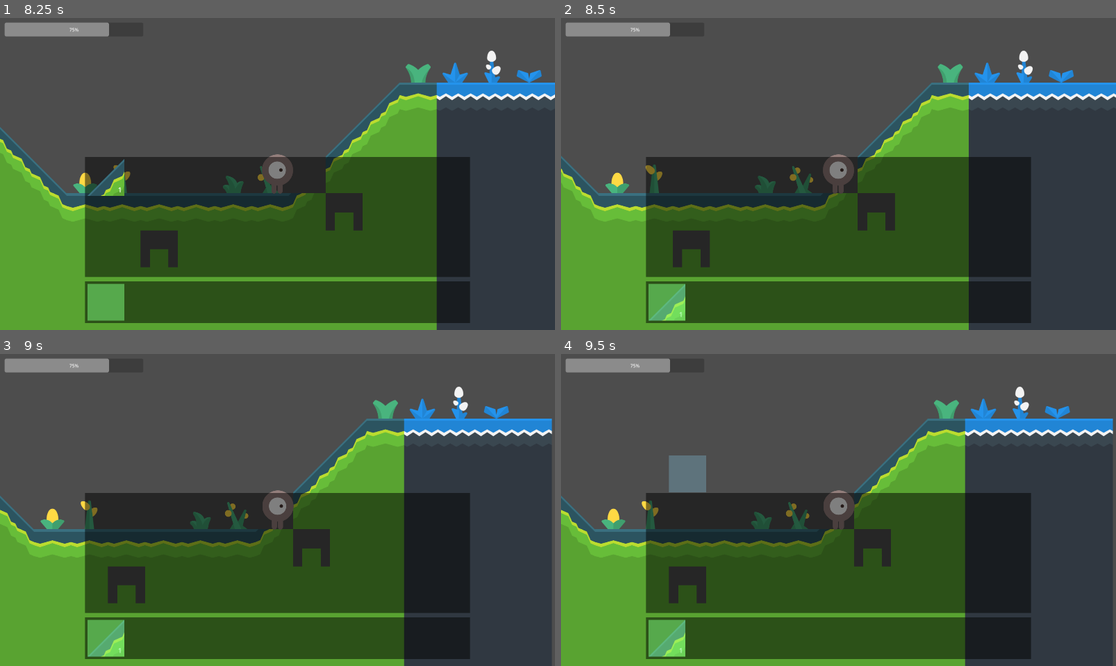
Above: before the commit, frames 1-4 (two rows, left to right).
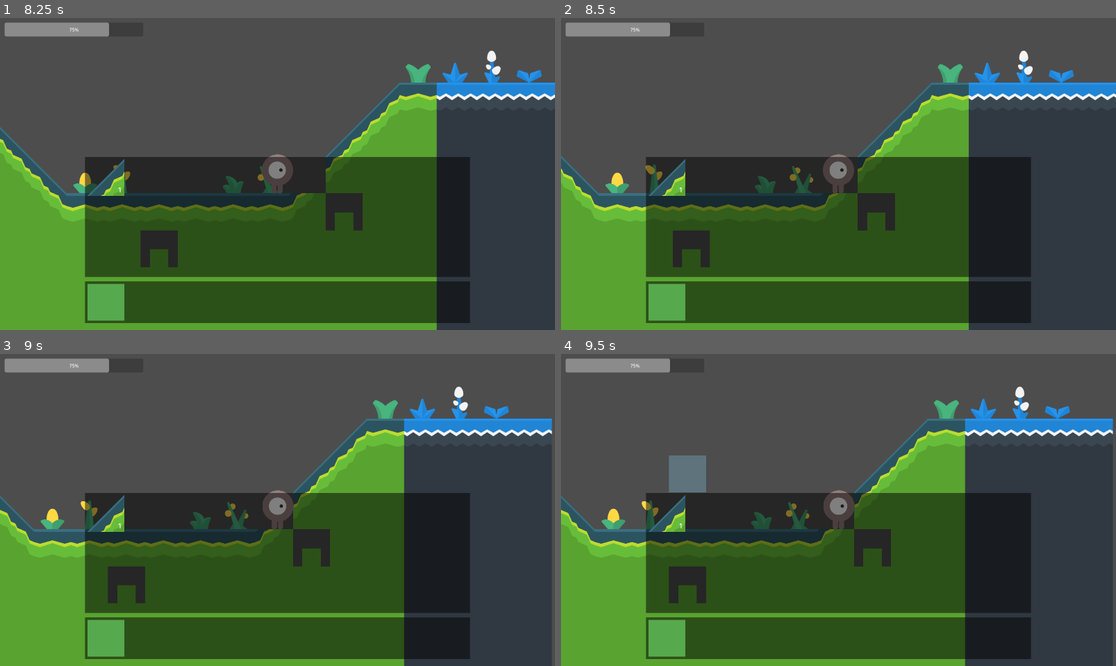
Above: after the commit, the same moments.

Repository: ichi-pg/godot-craft
Game: Godot game, scene res://main/main.tscn
The game is run twice, just before and just after one commit, with the same random seed, the same clock (stepped at 60 frames per second) and the same inputs. The engine's default icon, where the game draws it, is replaced by a stand-in: a white triangle on a blue panel in a dark square.
Inputs (mouse positions are in pixels of both pictures, inside the frame that each line leads up to):
- Up to frame 1 (8.25 s): tap Enter at 0.5, 3.5, 6.5 s; move the mouse to (399, 158) at 0.52 s; hold D (move_right) 0.53-1.25 s; click (399, 158) at 0.6 s; tap Space (jump) at 0.77, 2, 3.77, 5, 6.77 s; drag from (166, 189) to (277, 174) at 1.27 s; move the mouse to (333, 105) at 2.02 s; hold A (move_left) 2.03-2.75 s; hold Mouse wheel down (hotbar_down) 2.03-2.75 s; click (333, 105) at 2.17 s; drag from (249, 236) to (111, 127) at 2.77 s; move the mouse to (444, 220) at 3.52 s; hold D (move_right) 3.53-4.25 s; hold Ctrl (pick_half, bound only after the commit) 3.53-4.25 s; click (444, 220) at 3.67 s; tap Tab (toggle_inventory) at 4.15 s; drag from (111, 127) to (277, 174) at 4.27 s; move the mouse to (305, 174) at 5.02 s; hold D (move_right) 5.03-5.75 s; tap Q (use_posion) at 5.1 s; click (305, 174) at 5.17 s; drag from (194, 96) to (166, 189) at 5.77 s; move the mouse to (399, 158) at 6.52 s; hold A (move_left) 6.53-7.25 s; tap Shift (dodge) at 6.6 s; click (399, 158) at 6.67 s; drag from (105, 301) to (277, 174) at 7.27 s; move the mouse to (105, 177) at 8.02 s; hold D (move_right) from 8.03 s (still down); hold Mouse wheel up (hotbar_up) from 8.03 s (still down); click (105, 177) at 8.17 s
- Up to frame 2 (8.5 s): keep holding D (move_right); keep holding Mouse wheel up (hotbar_up)
- Up to frame 3 (9 s): release D (move_right) at 8.75 s; release Mouse wheel up (hotbar_up) at 8.75 s; drag from (249, 572) to (111, 463) at 8.77 s
- Up to frame 4 (9.5 s): no input

Frame 1 is identical in both runs. In frame 2, 0.8% of the frame differs, in the area x 15-23%, y 45-98%; in frame 3, 0.8%; in frame 4, 0.8%.

Commit message:
Bugfix push item

Diff:
--- a/item/hotbar.gd
+++ b/item/hotbar.gd
@@ -81,4 +81,4 @@
 
 
 func _on_inventory_item_pushed(category, item_id, amount):
-	add_item(category, item_id, amount)
+	Common.increment_or_add_item(self, category, item_id, amount)
--- a/item/inventory.gd
+++ b/item/inventory.gd
@@ -58,4 +58,4 @@
 
 
 func _on_hotbar_item_pushed(category, item_id, amount):
-	add_item(category, item_id, amount)
+	Common.increment_or_add_item(self, category, item_id, amount)
--- a/item/item.gd
+++ b/item/item.gd
@@ -46,11 +46,12 @@
 
 
 func _gui_input(event):
-	if event.is_action_released("push_item"):
+	if category == Common.ItemCategory.NULL:
+		return null
+	if event.is_action_pressed("push_item"):
 		pushed.emit()
 		# HACK both run when quick drag
-		# FIXME push empty to inventory
-		# FIXME don't enable shift + click
+		# FIXME can't catch released shift + click
 
 
 func _get_drag_data(at_position):
--- a/project.godot
+++ b/project.godot
@@ -138,7 +138,7 @@
 }
 pick_half={
 "deadzone": 0.5,
-"events": [Object(InputEventKey,"resource_local_to_scene":fa …(125 unchanged characters)… ":false,"pressed":false,"keycode":4194325,"physical_keycode":0,"key_label":0,"unicode":0,"echo":false,"script":null)
+"events": [Object(InputEventKey,"resource_local_to_scene":fa …(125 unchanged characters)… ":false,"pressed":false,"keycode":4194326,"physical_keycode":0,"key_label":0,"unicode":0,"echo":false,"script":null)
 ]
 }
 destroy_block={
@@ -153,7 +153,7 @@
 }
 push_item={
 "deadzone": 0.5,
-"events": [Object(InputEventMouseButton,"resource_local_to_s …(136 unchanged characters)… lse,"button_mask":1,"position":Vector2(116, 17),"global_position":Vector2(120, 58),"factor":1.0,"button_index":1,"canceled":false,"pressed":true,"double_click":false,"script":null)
+"events": [Object(InputEventMouseButton,"resource_local_to_s …(136 unchanged characters)… lse,"button_mask":1,"position":Vector2(165, 6),"global_position":Vector2(169, 47),"factor":1.0,"button_index":1,"canceled":false,"pressed":true,"double_click":false,"script":null)
 ]
 }
 
